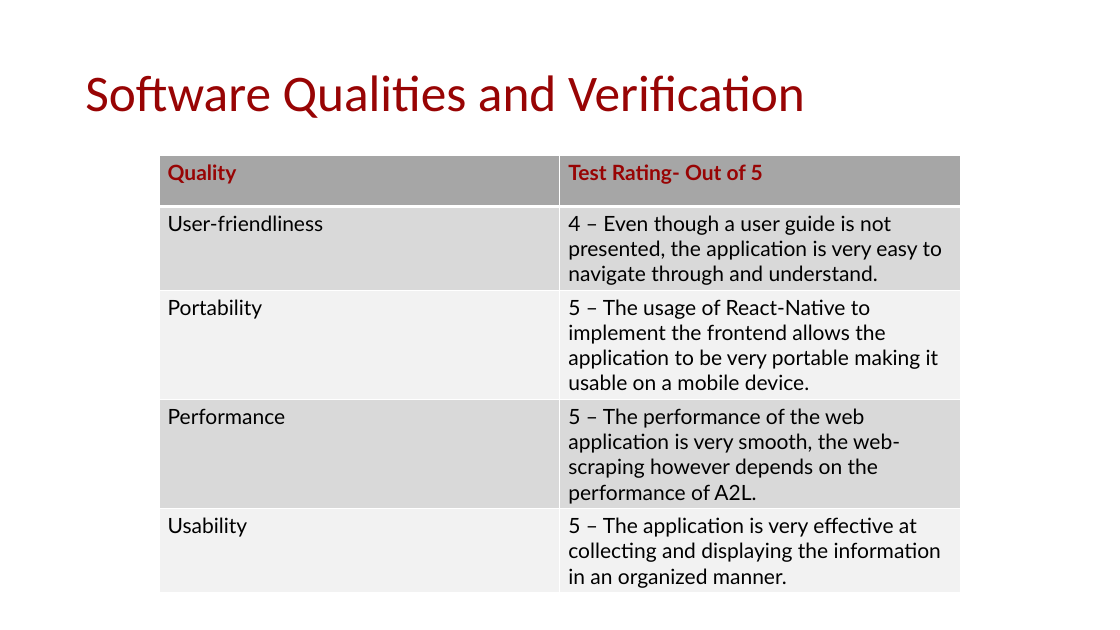
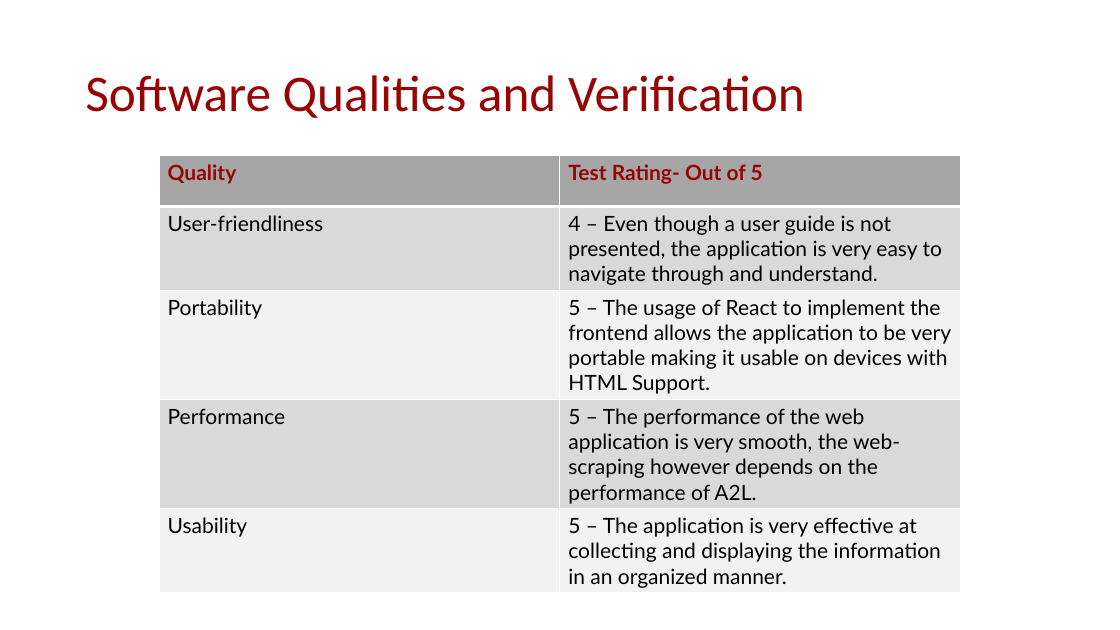
Before and after one commit to mehtaj8/Euneva, a slide deck: slide 5 of Doc/FinalPresentation/FinalPresentation.pptx. Drawn at 1120x630 pixels with LibreOffice and Linux fonts; fonts in the diff are those of the drawing. Boxes give left, top, right and bottom in pixels: in the first picture for what was removed or moved away, otherwise in the second. Text is boxed around its words. In the diff, an @@ line names an element or a change of style, - is before the commit and + after.

Commit message:
Final Presentation

```diff
--- a/Doc/FinalPresentation/FinalPresentation.pptx
+++ b/Doc/FinalPresentation/FinalPresentation.pptx
@@ table at [160,155,961,593] @@
-row 3, column 2: 5 – The usage of React-Native to implement the frontend allows the application to be very portable making it usable on a mobile device.
+row 3, column 2: 5 – The usage of React to implement the frontend allows the application to be very portable making it usable on devices with HTML Support.
```
Also in this commit, not shown: 3 other slides changed.
